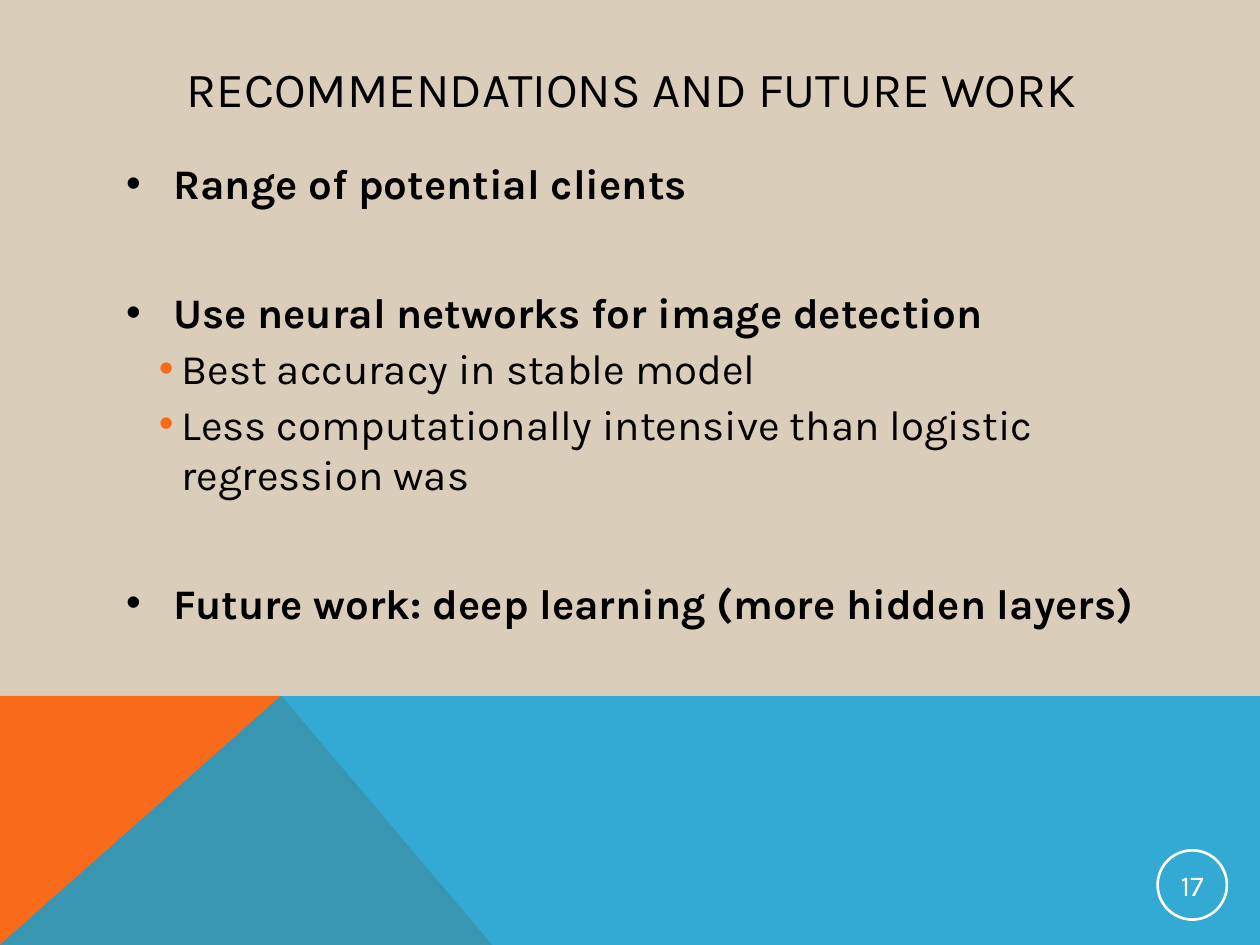
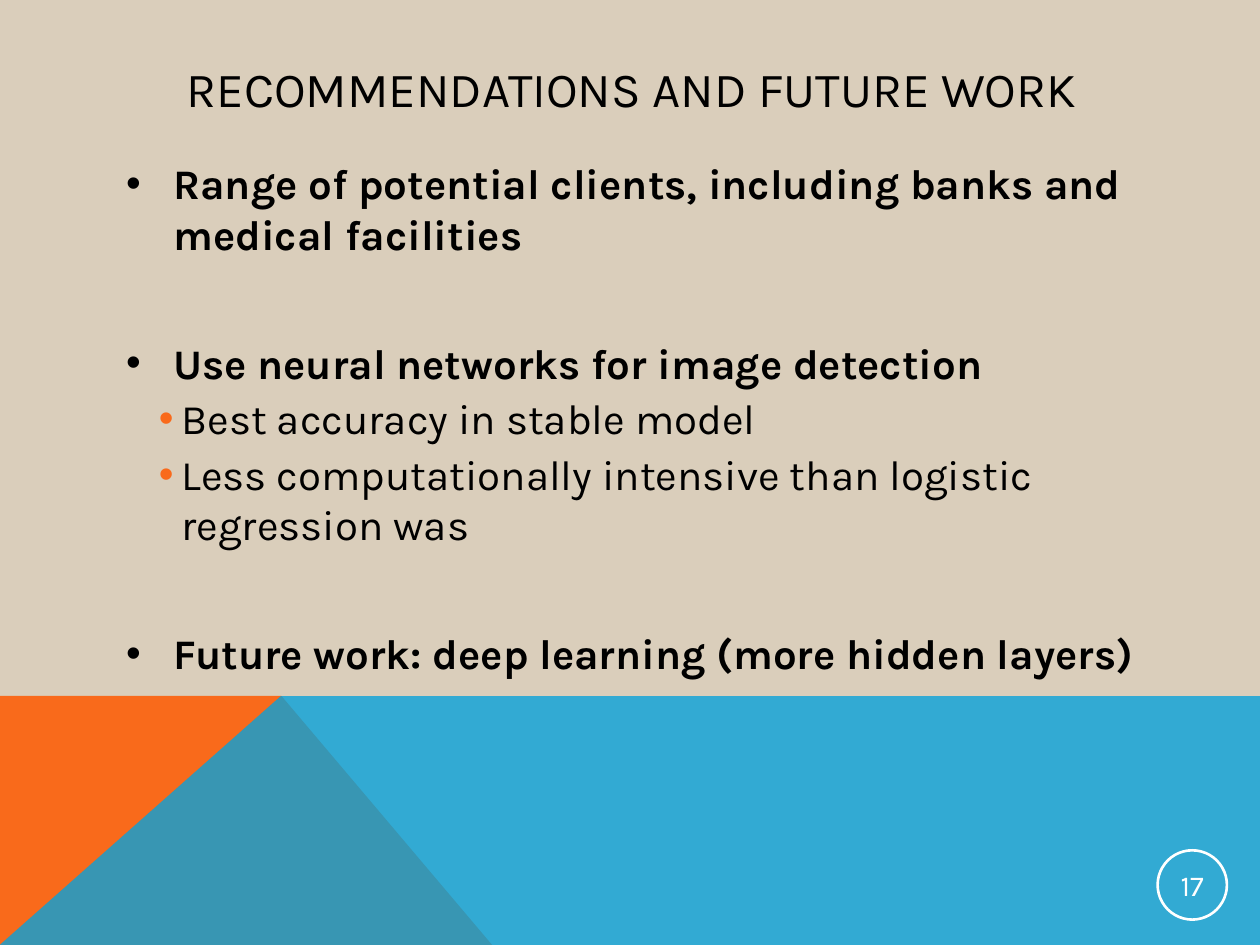
Before and after one commit to AOlden/sb-projects, a slide deck: slide 17 of CP2/CP2_deck.pptx. Drawn at 1260x945 pixels with LibreOffice and Linux fonts; fonts in the diff are those of the drawing. Boxes give left, top, right and bottom in pixels: in the first picture for what was removed or moved away, otherwise in the second. Text is boxed around its words. In the diff, an @@ line names an element or a change of style, - is before the commit and + after.

```diff
--- a/CP2/CP2_deck.pptx
+++ b/CP2/CP2_deck.pptx
@@ text at (173, 169, 1121, 251): text changed @@
-• Range of potential clients
+• Range of potential clients, including banks and medical facilities
```
Also in this commit, not shown: 4 other slides changed.
